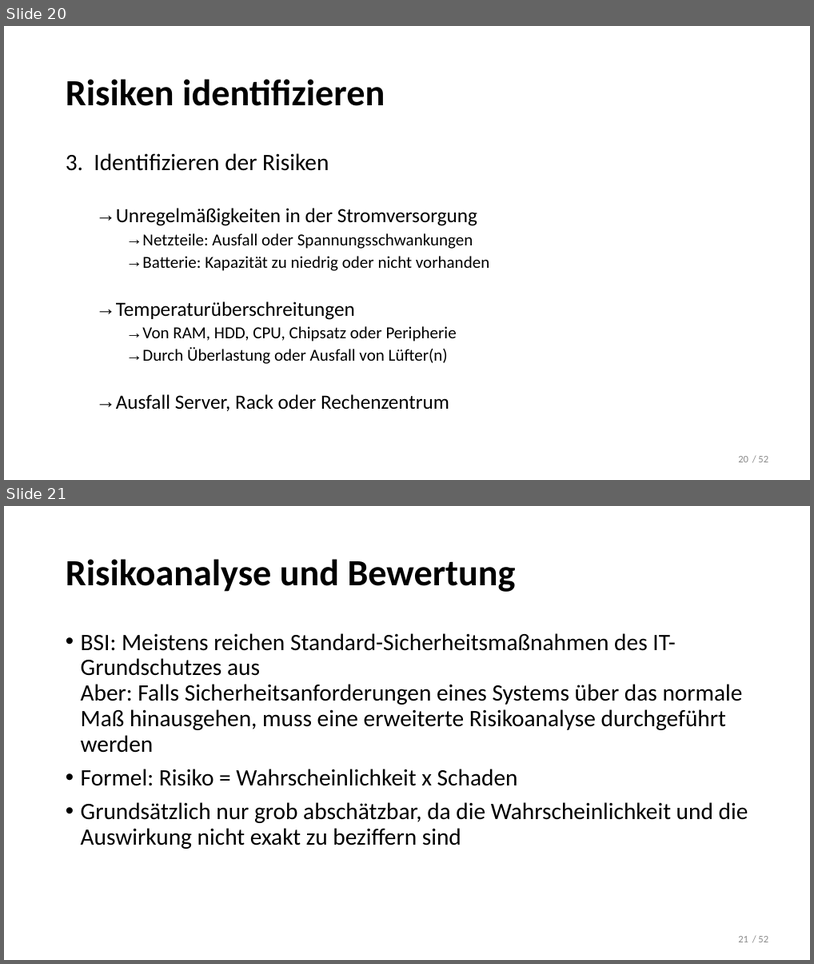
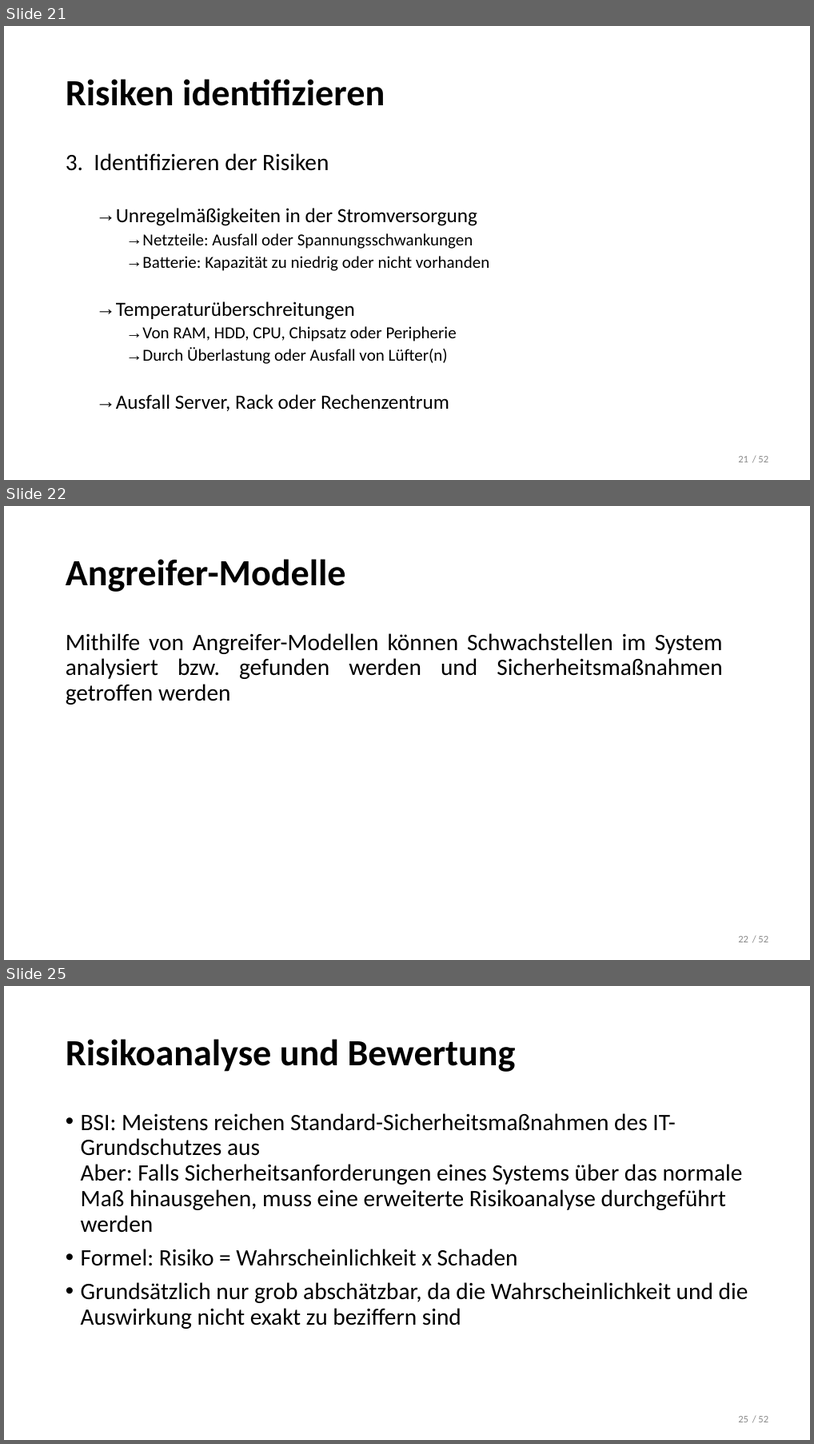
Before and after one commit to LennartDuemke/Sicherheit, a slide deck: Risikomanagement.pptx. Shown one above the other, each under a label of ours: slides 20 and 21 before the commit, slides 21, 22 and 25 after it; the slides between them are not shown. The pictures are 814x964 and 814x1444 pixels, drawn with LibreOffice and Linux fonts; fonts in the diff are those of the drawing. Boxes give left, top, right and bottom in pixels: in the first picture for what was removed or moved away, otherwise in the second. Text is boxed around its words. In the diff, an @@ line names an element or a change of style, - is before the commit and + after.

```diff
--- a/Risikomanagement.pptx
+++ b/Risikomanagement.pptx
@@ slide 22 added at <box>4,506,810,960</box>, background #FFFFFF @@
@@ title added at <box>66,559,346,592</box>, 44 pt, text #000000, bold @@
+Angreifer-Modelle
@@ text added at <box>66,633,723,704</box>, 28 pt, text #000000 @@
+Mithilfe von Angreifer-Modellen können Schwachstellen im System analysiert bzw. gefunden werden und Sicherheitsmaßnahmen getroffen werden
@@ page number added at <box>738,936,749,942</box>, 12 pt, text #8C8C8C @@
+22
@@ text added at <box>758,936,769,942</box>, 12 pt, text #8C8C8C @@
+/ 52
@@ what was slide 20 is now slide 21 @@
@@ page number at <box>738,456,749,462</box>: text changed @@
-20
+21
@@ what was slide 21 is now slide 25 @@
@@ page number at <box>738,1416,749,1422</box>: text changed @@
-21
+25
```
Also in this commit, not shown: 8 slides changed, 1 other slide added, 1 other file.
